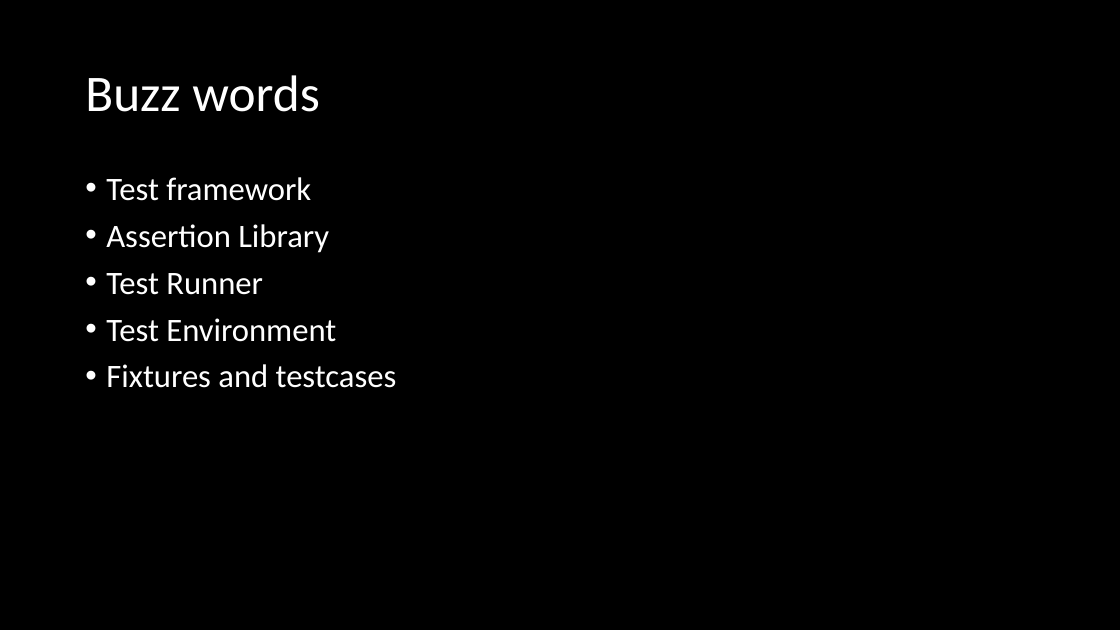
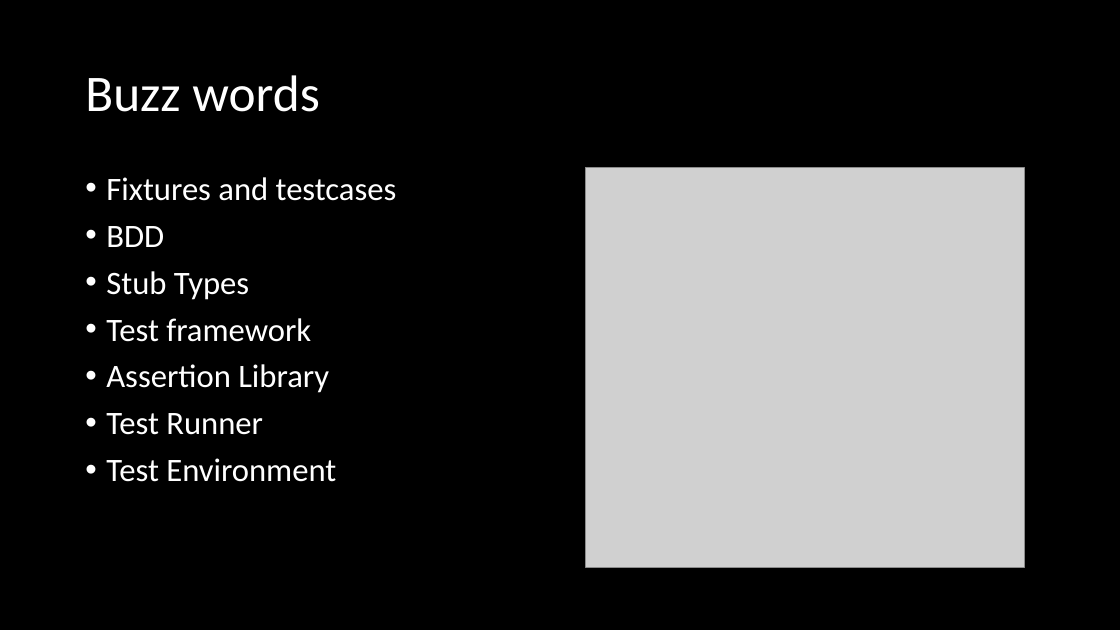
Before and after one commit to melkorCBA/testing-in-frontend, a slide deck: slide 9 of Reliable Frontends.pptx (slide 7 before the commit). Drawn at 1120x630 pixels with LibreOffice and Linux fonts; fonts in the diff are those of the drawing; grey boxes stand for pictures. Boxes give left, top, right and bottom in pixels: in the first picture for what was removed or moved away, otherwise in the second. Text is boxed around its words. In the diff, an @@ line names an element or a change of style, - is before the commit and + after.

Commit message:
add ppt

```diff
--- a/Reliable Frontends.pptx
+++ b/Reliable Frontends.pptx
@@ text at (106, 177, 397, 300): paragraphs added @@
+• Fixtures and testcases
+• BDD
+• Stub Types
@@ picture added at (586, 168, 1024, 568) @@
@@ text at (106, 364, 397, 388): paragraph removed @@
-• Fixtures and testcases
```
Also in this commit, not shown: 4 other slides changed, 3 slides added, 4 slides removed, 3 other files.
